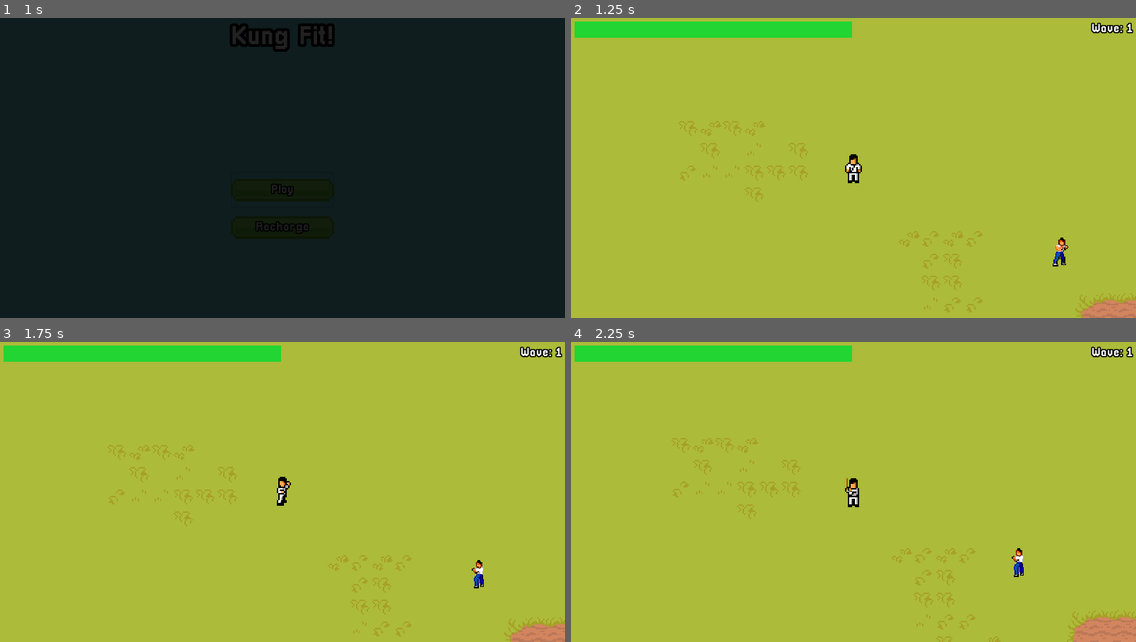
Above: before the commit, frames 1-4 (two rows, left to right).
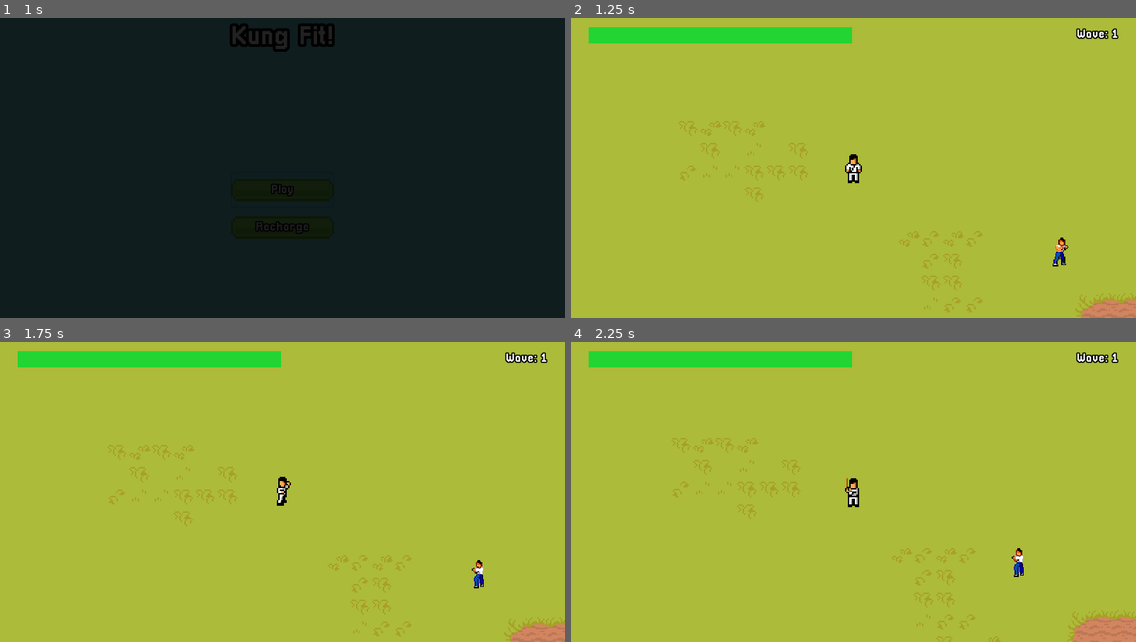
Above: after the commit, the same moments.

Repository: MysteryCoder456/KungFitGame
Game: Godot game, scene res://src/scenes/MainMenu.tscn
Two runs of this game, one before a commit and one after it. Both use one fixed random seed, a clock stepped at 60 frames per second and the inputs below.
Inputs (mouse positions are in pixels of both pictures, inside the frame that each line leads up to):
- Up to frame 1 (1 s): click "Play" at 0.5 s
- Up to frame 2 (1.25 s): no input
- Up to frame 3 (1.75 s): move the mouse to (406, 477) at 1.27 s; hold D (move_right) from 1.28 s (still down); hold P (kick_attack) from 1.28 s (still down); click (406, 477) at 1.42 s
- Up to frame 4 (2.25 s): move the mouse to (740, 507) at 2.02 s; release D (move_right) at 2.03 s; release P (kick_attack) at 2.03 s; hold S (move_down) from 2.03 s (still down); tap O (stick_attack) at 2.1 s

Frame 1 is identical in both runs. In frame 2, 2.2% of the frame differs, in the area x 0-100%, y 1-9%; in frame 3, 2.2%; in frame 4, 2.2%.

Commit message:
fixed hud and changed up controller button code

Diff:
--- a/FitnessGame/src/scenes/HUD.tscn
+++ b/FitnessGame/src/scenes/HUD.tscn
@@ -24,16 +24,16 @@
 
 [node name="TopBar" type="HBoxContainer" parent="."]
 anchor_right = 1.0
-margin_left = 6.0
-margin_top = 6.0
-margin_right = -6.0
+margin_left = 32.0
+margin_top = 16.0
+margin_right = -32.0
 alignment = 1
 __meta__ = {
 "_edit_use_anchors_": false
 }
 
 [node name="HealthBar" type="ProgressBar" parent="TopBar"]
-margin_right = 504.0
+margin_right = 478.0
 margin_bottom = 30.0
 rect_min_size = Vector2( 0, 30 )
 size_flags_horizontal = 3
@@ -43,9 +43,9 @@
 percent_visible = false
 
 [node name="WaveLabel" type="Label" parent="TopBar"]
-margin_left = 508.0
+margin_left = 482.0
 margin_top = 3.0
-margin_right = 1012.0
+margin_right = 960.0
 margin_bottom = 26.0
 size_flags_horizontal = 3
 theme = SubResource( 3 )
@@ -54,12 +54,12 @@
 valign = 1
 
 [node name="MovementButtons" parent="." instance=ExtResource( 1 )]
-position = Vector2( 96, 424 )
-scale = Vector2( 3.5, 3.5 )
+position = Vector2( 144, 424 )
+scale = Vector2( 4.25, 4.25 )
 
 [node name="AttackButtons" parent="." instance=ExtResource( 4 )]
-position = Vector2( 920, 448 )
-scale = Vector2( 3.5, 3.5 )
+position = Vector2( 936, 424 )
+scale = Vector2( 4.25, 4.25 )
 
 [node name="HealthAnimationTimer" type="Timer" parent="."]
 wait_time = 0.3
--- a/FitnessGame/src/scripts/ControllerButtons.gd
+++ b/FitnessGame/src/scripts/ControllerButtons.gd
@@ -6,28 +6,52 @@
 
 
 func _on_UpButton_pressed():
-	Input.action_press("move_up")
+	var e = InputEventAction.new()
+	e.action = "move_up"
+	e.pressed = true
+	Input.parse_input_event(e)
 
 func _on_UpButton_released():
-	Input.action_release("move_up")
+	var e = InputEventAction.new()
+	e.action = "move_up"
+	e.pressed = false
+	Input.parse_input_event(e)
 
 
 func _on_DownButton_pressed():
-	Input.action_press("move_down")
+	var e = InputEventAction.new()
+	e.action = "move_down"
+	e.pressed = true
+	Input.parse_input_event(e)
 
 func _on_DownButton_released():
-	Input.action_release("move_down")
+	var e = InputEventAction.new()
+	e.action = "move_down"
+	e.pressed = false
+	Input.parse_input_event(e)
 
 
 func _on_LeftButton_pressed():
-	Input.action_press("move_left")
+	var e = InputEventAction.new()
+	e.action = "move_left"
+	e.pressed = true
+	Input.parse_input_event(e)
 
 func _on_LeftButton_released():
-	Input.action_release("move_left")
+	var e = InputEventAction.new()
+	e.action = "move_left"
+	e.pressed = false
+	Input.parse_input_event(e)
 
 
 func _on_RightButton_pressed():
-	Input.action_press("move_right")
+	var e = InputEventAction.new()
+	e.action = "move_right"
+	e.pressed = true
+	Input.parse_input_event(e)
 
 func _on_RightButton_released():
-	Input.action_release("move_right")
+	var e = InputEventAction.new()
+	e.action = "move_right"
+	e.pressed = false
+	Input.parse_input_event(e)
Not shown: 1 places in FitnessGame/src/sprite_frames/KungFuMan.tres that only renumber resources
